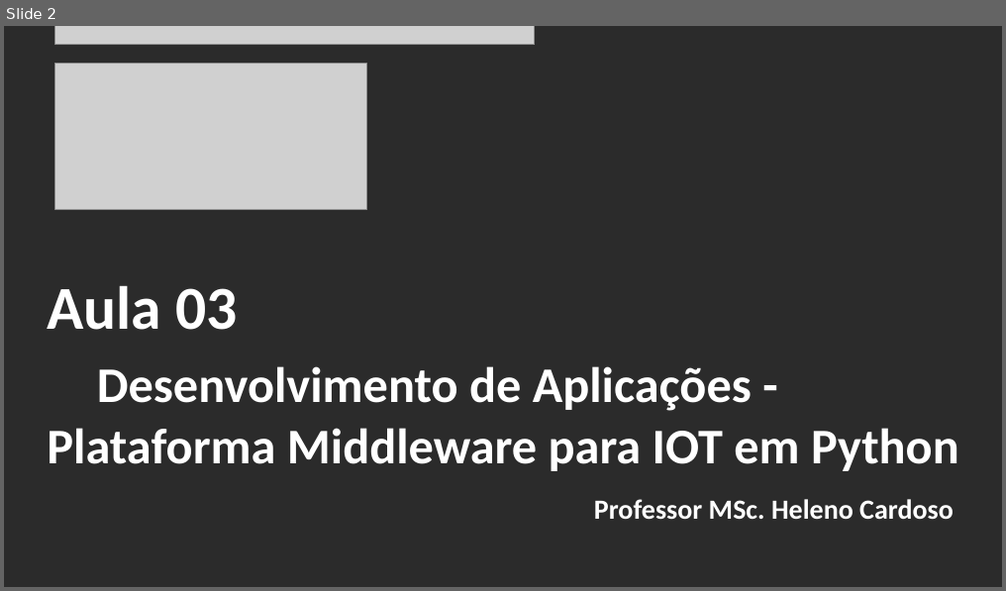
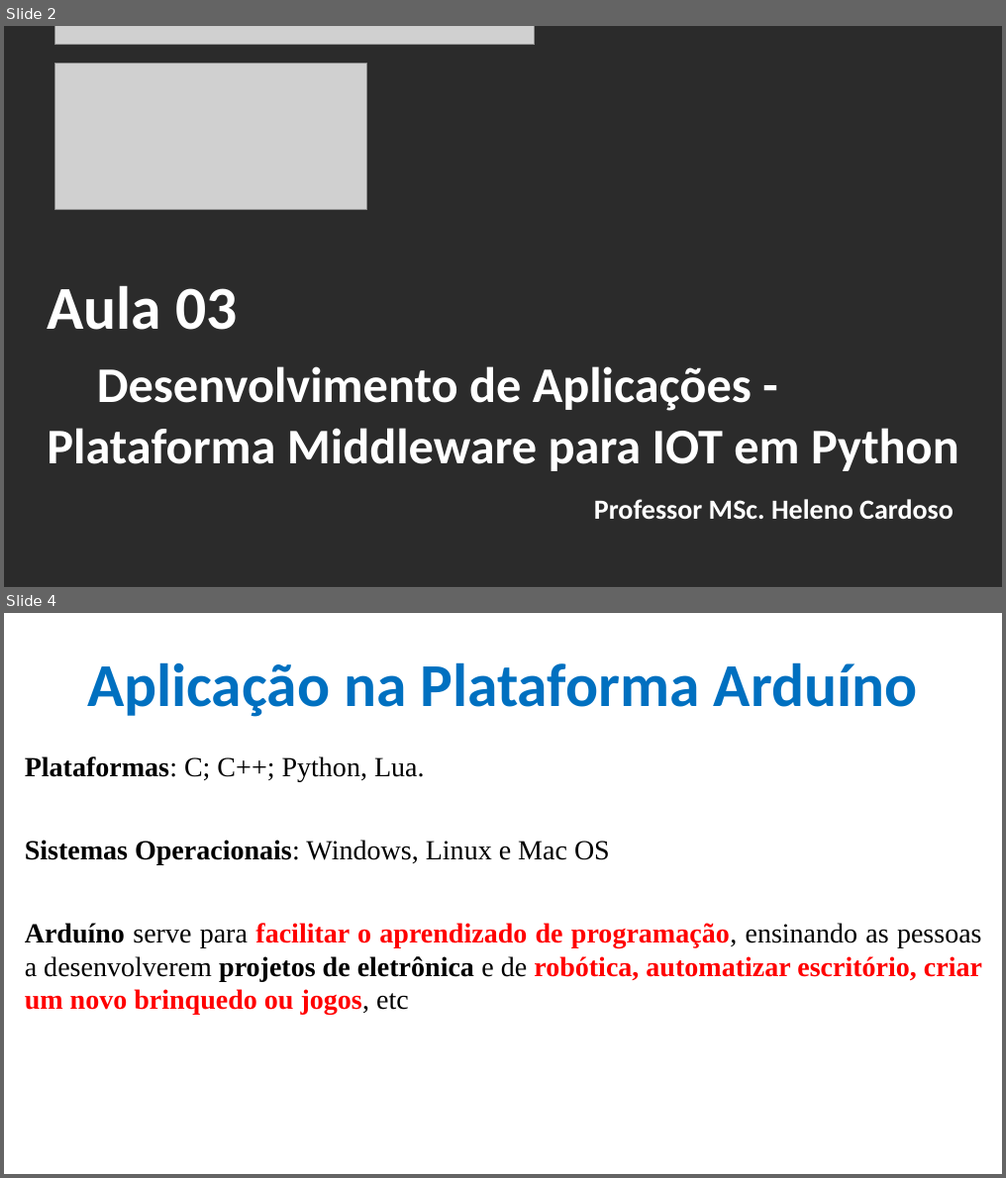
Before and after one commit to CloudEducationBrazil/WydenArea1AplicacaoCloudIndustria40Python, a slide deck: 01 Classes/Aula 03 - Aplicação Cloud Indústria 40 Python IoT Plataforma Arduino Tinkercad.pptx. Shown one above the other, each under a label of ours: slide 2 before the commit, slides 2 and 4 after it; the slides between them are not shown. The pictures are 1006x591 and 1006x1178 pixels, drawn with LibreOffice and Linux fonts; fonts in the diff are those of the drawing; grey boxes stand for pictures; background and template pictures are left out; a plain dark background stands for a picture behind light text. Boxes give left, top, right and bottom in pixels: in the first picture for what was removed or moved away, otherwise in the second. Text is boxed around its words. In the diff, an @@ line names an element or a change of style, - is before the commit and + after.

Commit message:
aula 03 Python IoT 20032023

```diff
--- a/01 Classes/Aula 03 - Aplicação Cloud Indústria 40 Python IoT Plataforma Arduino Tinkercad.pptx
+++ b/01 Classes/Aula 03 - Aplicação Cloud Indústria 40 Python IoT Plataforma Arduino Tinkercad.pptx
@@ slide 4 added at (x1=4, y1=613, x2=1002, y2=1174), background picture (left out) @@
@@ title added at (x1=87, y1=663, x2=918, y2=717), 44 pt, text #0070C0, bold @@
+Aplicação na Plataforma Arduíno
@@ text added at (x1=25, y1=757, x2=982, y2=1015), 20 pt, text #000000, bold @@
+Plataformas: C; C++; Python, Lua.
+Sistemas Operacionais: Windows, Linux e Mac OS
+Arduíno serve para facilitar o aprendizado de programação, ensinando as pessoas a desenvolverem projetos de eletrônica e de robótica, automatizar escritório, criar um novo brinquedo ou jogos, etc
```
Also in this commit, not shown: 6 slides changed, 15 other slides added, 1 other file.
